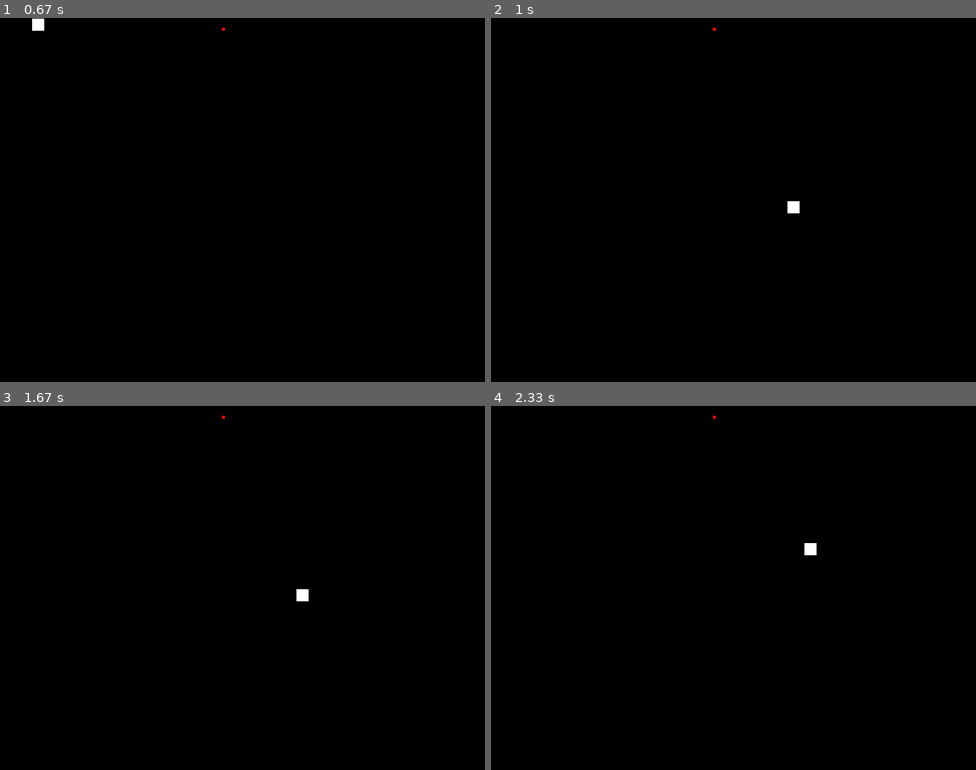
Above: before the commit, frames 1-4 (two rows, left to right).
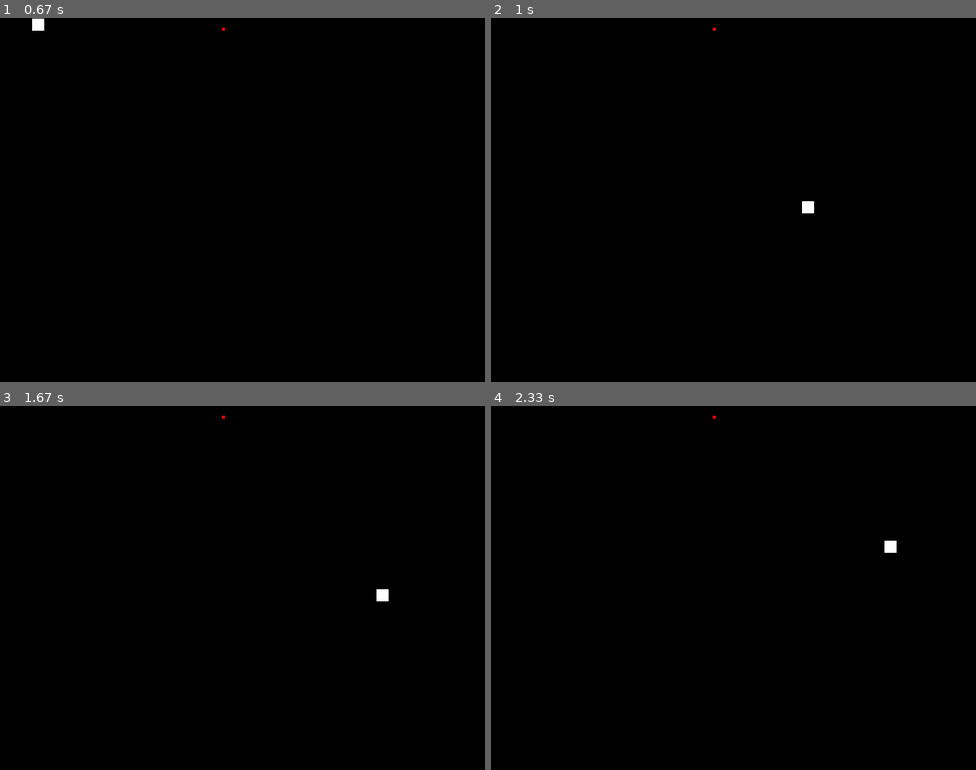
Above: after the commit, the same moments.

Repository: galanteria01/Pygame_Snake_game
Game: pygame game, started from main.py
Same seed, same stepped clock (60 frames per second), same inputs: the game is played once before the commit and once after it.
Inputs:
- Up to frame 1 (0.67 s): hold A from 0.33 s (still down); hold Right from 0.33 s (still down)
- Up to frame 2 (1 s): release A at 0.8 s; release Right at 0.8 s; tap X at 0.83 s
- Up to frame 3 (1.67 s): no input
- Up to frame 4 (2.33 s): hold Up 1.67-2.13 s; hold D from 2.17 s (still down)

Frame 1 is identical in both runs. In frame 2, 0.2% of the frame differs, in the area x 61-67%, y 50-54%; in frame 3, 0.2%; in frame 4, 0.2%.

Commit message:
Added working mechanism

Diff:
--- a/main.py
+++ b/main.py
@@ -39,28 +39,25 @@
             if event.key == K_LEFT or event.key == ord('a'):
                 moveRight = False
                 moveLeft = True
+                moveUp =False
+                moveDown=False
             if event.key == K_RIGHT or event.key == ord('d'):
                 moveRight = True
                 moveLeft = False
+                moveUp = False
+                moveDown = False
             if event.key == K_UP or event.key == ord('w'):
                 moveUp = True
                 moveDown = False
+                moveLeft=False
+                moveRight=False
             if event.key == K_DOWN or event.key == ord('s'):
                 moveDown = True
                 moveUp = False
+                moveLeft = False
+                moveRight = False
 
-        if event.type == KEYUP:
-            if event.key == K_ESCAPE:
-                pygame.quit()
-                sys.exit()
-            if event.key == K_LEFT or event.key == ord('a'):
-                moveLeft = False
-            if event.key == K_RIGHT or event.key == ord('d'):
-                moveRight = False
-            if event.key == K_UP or event.key == ord('w'):
-                moveUp = False
-            if event.key == K_DOWN or event.key == ord('s'):
-                moveDown = False
+
             if event.key == ord('x'):
                 player.top = random.randint(0,WINDOWHEIGHT-player.height)
                 player.left = random.randint(0,WINDOWWIDTH-player.width)
